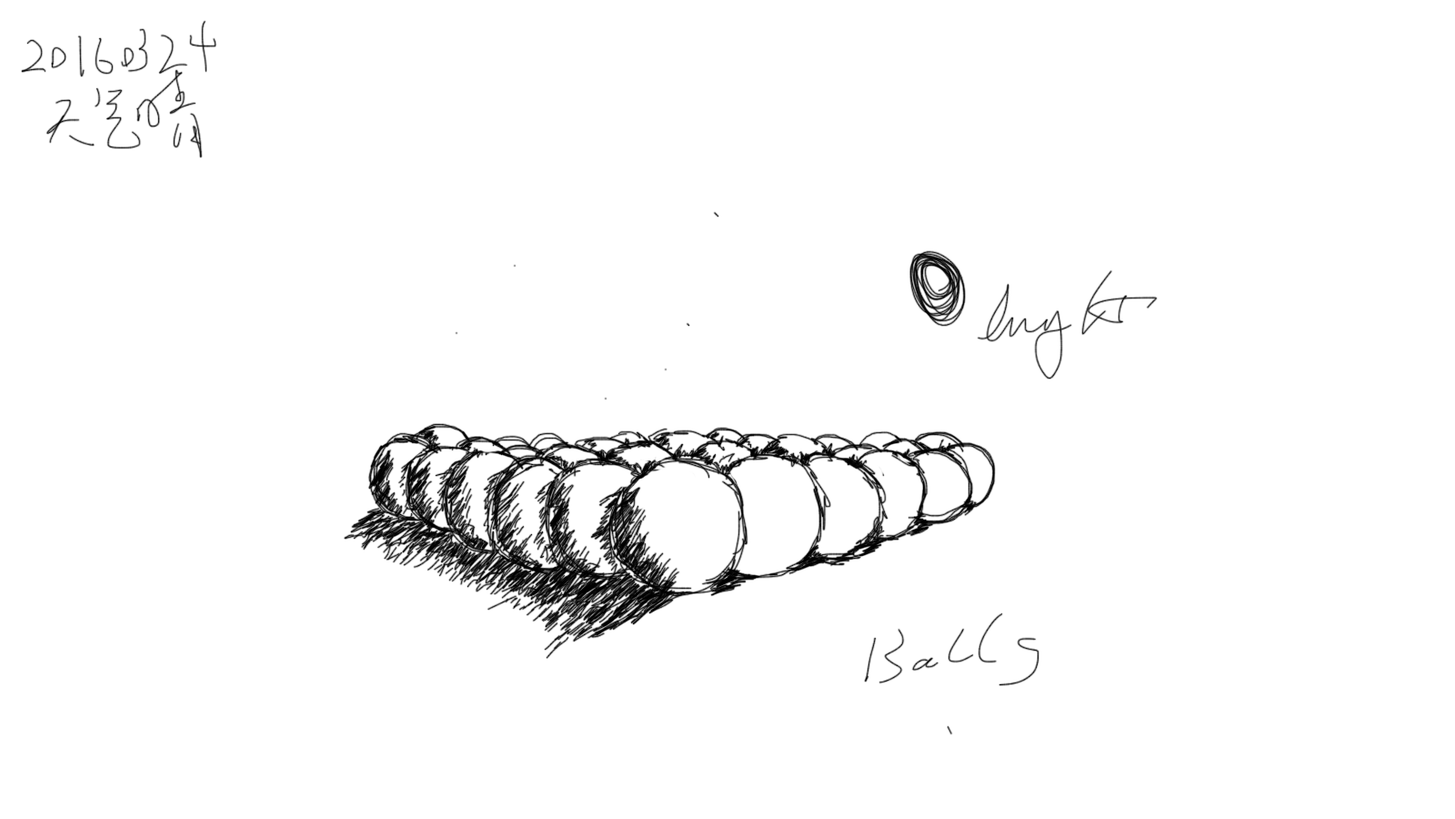
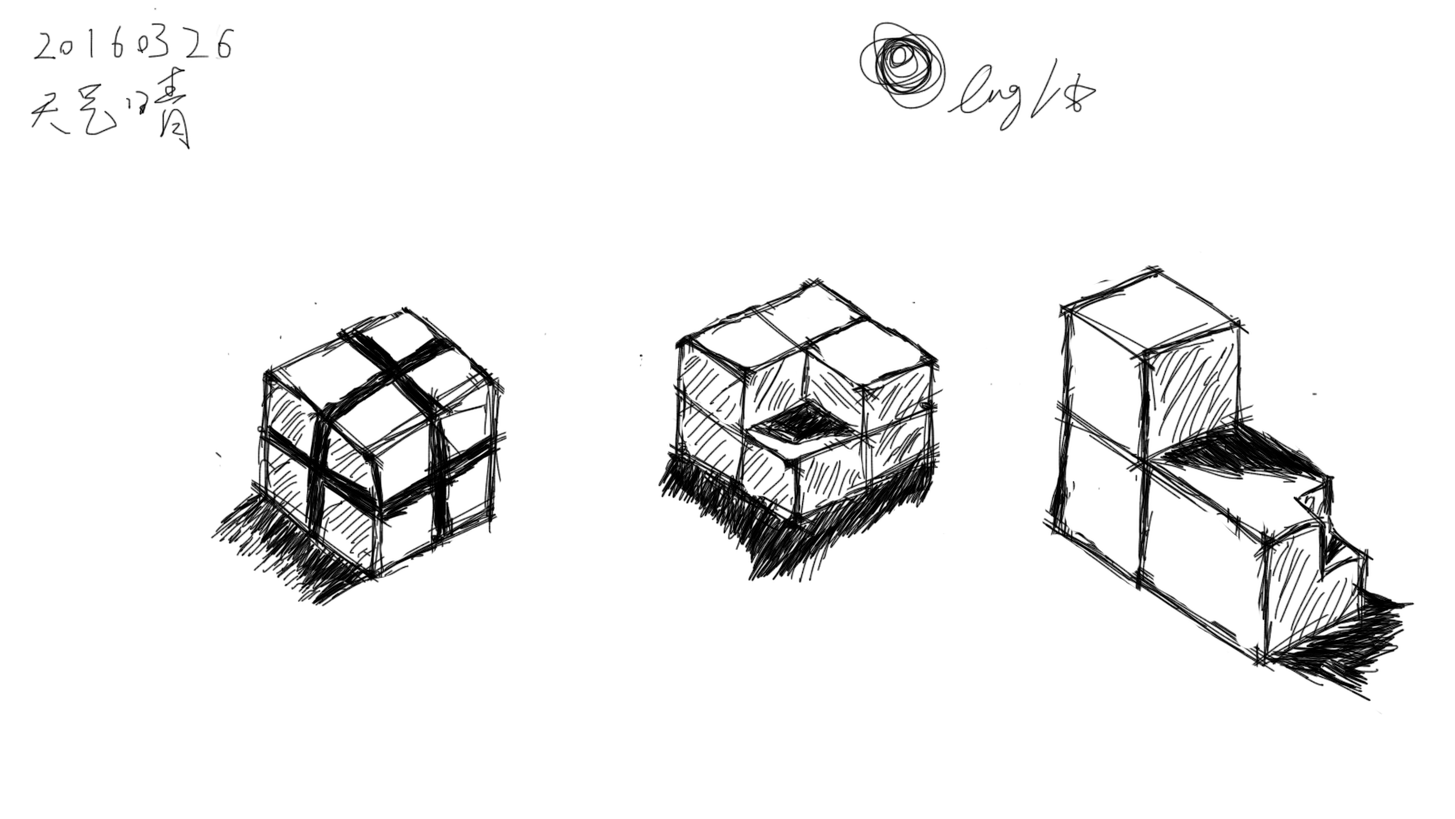
Two versions of the same layered image (1455x819). Layer-by-layer changes:
added layer "图层 8" above "图层 7" over (x1=30, y1=7, x2=1416, y2=715)
hid "图层 7" over (x1=20, y1=20, x2=1159, y2=735)
